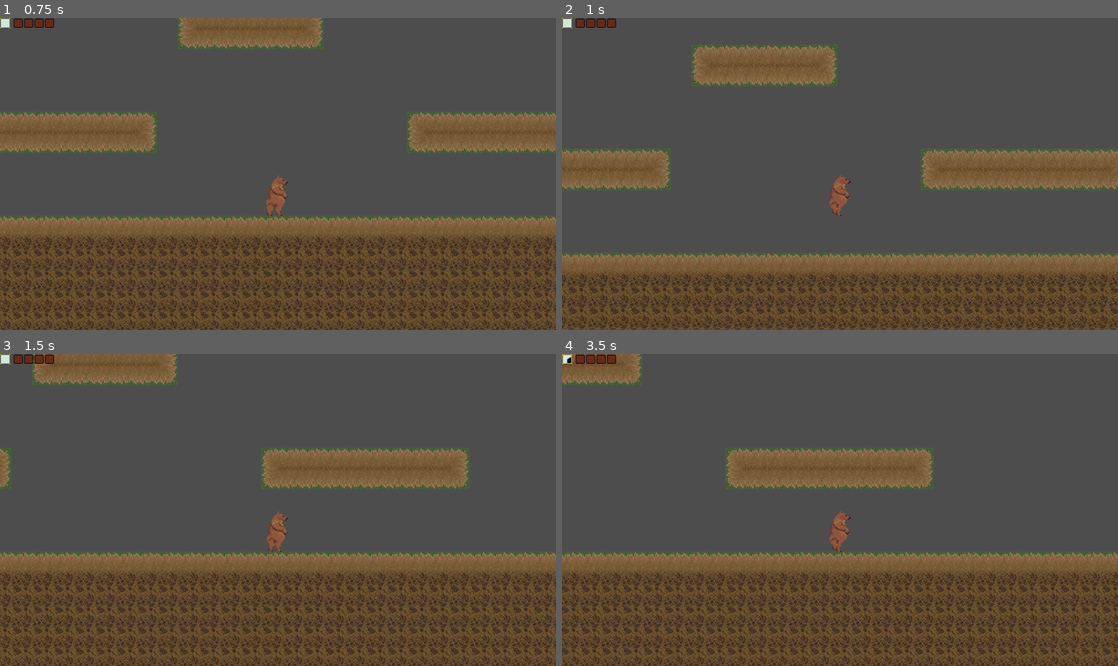
Above: before the commit, frames 1-4 (two rows, left to right).
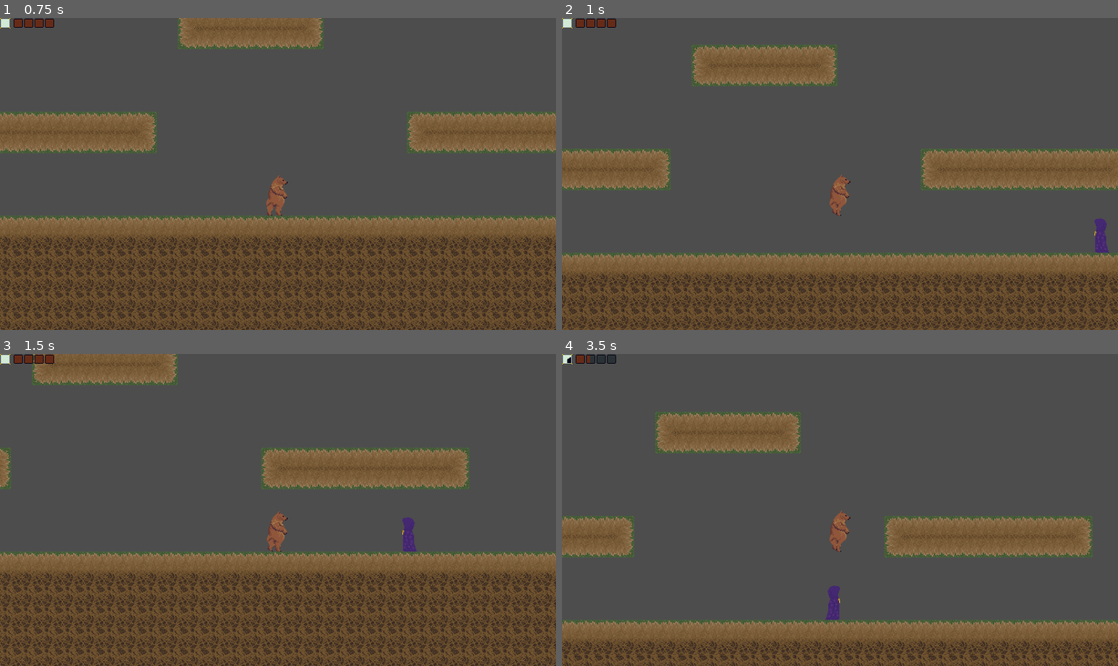
Above: after the commit, the same moments.

Repository: WinterAtne/Cancer_Bear
Game: Godot game, scene res://scenes/main.tscn
Same seed, same stepped clock (60 frames per second), same inputs: the game is played once before the commit and once after it. The engine's default icon, where the game draws it, is replaced by a stand-in: a white triangle on a blue panel in a dark square.
Inputs (mouse positions are in pixels of both pictures, inside the frame that each line leads up to):
- Up to frame 1 (0.75 s): tap Enter at 0.5 s; move the mouse to (400, 158) at 0.52 s; hold D (right) from 0.53 s (still down); click (400, 158) at 0.6 s
- Up to frame 2 (1 s): keep holding D (right); tap W (up) at 0.77 s
- Up to frame 3 (1.5 s): keep holding D (right); move the mouse to (166, 525) at 1.27 s; click (166, 525) at 1.35 s
- Up to frame 4 (3.5 s): tap W (up) at 1.52, 3.02 s; move the mouse to (895, 441) at 2.02 s; release D (right) at 2.03 s; hold A (left) 2.03-2.78 s; hold E (interact) 2.03-2.78 s; click (895, 441) at 2.3 s; move the mouse to (812, 572) at 2.77 s; hold D (right) from 2.78 s (still down); tap 1 (spell_1) at 2.85 s; click (812, 572) at 3.05 s

Frame 1 is identical in both runs. In frame 2, 0.2% of the frame differs, in the area x 95-99%, y 64-76%; in frame 3, 0.2%; in frame 4, 43%, in the area x 0-100%, y 0-100%.

Commit message:
Added grabablity

Diff:
--- a/scenes/_debug/debug_level_2.tscn
+++ b/scenes/_debug/debug_level_2.tscn
@@ -520,4 +520,4 @@
 layer_0/tile_data = PackedInt32Array(131065, 589824, 2, 131064, 589824, 2, 131063, 589824, 2, 131062, 589824, 2, 65525, …(24960 unchanged characters)…
 
 [node name="RobbedPerson" parent="." instance=ExtResource("2_nnei7")]
-position = Vector2(482, -608)
+position = Vector2(599, -21)
--- a/scenes/enemies/enemy.gd
+++ b/scenes/enemies/enemy.gd
@@ -105,3 +105,8 @@
 	elif velocity.x > 0 and not facing_right:
 		facing_right = true
 		scale.x = -1
+
+
+
+func pause(should_pause : bool) -> void:
+	paused = should_pause
--- a/scenes/enemies/robbed_people/robbed_person.tscn
+++ b/scenes/enemies/robbed_people/robbed_person.tscn
@@ -1,10 +1,11 @@
-[gd_scene load_steps=8 format=3 uid="uid://cqecak1mh1jv2"]
+[gd_scene load_steps=9 format=3 uid="uid://cqecak1mh1jv2"]
 
 [ext_resource type="PackedScene" uid="uid://dt0nuu2f2y5u7" path="res://scenes/enemies/enemy.tscn" id="1_hmv1i"]
 [ext_resource type="Script" path="res://scenes/enemies/robbed_people/robbed_person.gd" id="2_qj4dn"]
 [ext_resource type="Texture2D" uid="uid://47jr7urdo1ev" path="res://assets/robed_person.png" id="2_t0hy6"]
 [ext_resource type="Resource" uid="uid://bk2vbp3y7otpw" path="res://scenes/enemies/robbed_people/robbed_person.tres" id="3_becgt"]
 [ext_resource type="PackedScene" uid="uid://divvoqg2q1e68" path="res://scenes/damage_system/hurt_box.tscn" id="5_imkx8"]
+[ext_resource type="PackedScene" uid="uid://bk1macnmt6s18" path="res://scenes/spells/grab/grabbable.tscn" id="6_sk2rd"]
 
 [sub_resource type="CapsuleShape2D" id="CapsuleShape2D_am3ep"]
 height = 52.0
@@ -42,3 +43,10 @@
 
 [node name="CollisionShape2D" type="CollisionShape2D" parent="HurtBox" index="0"]
 shape = SubResource("CapsuleShape2D_awbnt")
+
+[node name="Grabbable" parent="." index="5" instance=ExtResource("6_sk2rd")]
+position = Vector2(0, -32)
+
+[node name="CollisionShape2D" type="CollisionShape2D" parent="Grabbable" index="0"]
+position = Vector2(0, 6)
+shape = SubResource("CapsuleShape2D_am3ep")
--- a/scenes/player/player.tscn
+++ b/scenes/player/player.tscn
@@ -8,6 +8,7 @@
 [ext_resource type="Resource" uid="uid://ra3npusavy28" path="res://scenes/spells/claw/claw.tres" id="5_ixjp7"]
 [ext_resource type="Resource" uid="uid://cf3spk0jnxvds" path="res://scenes/spells/null_spell.tres" id="5_kkn1w"]
 [ext_resource type="Script" path="res://scenes/damage_system/health_profile.gd" id="5_wsuvx"]
+[ext_resource type="Resource" uid="uid://31ta0mjbmxao" path="res://scenes/spells/grab/grab.tres" id="6_4bfdo"]
 
 [sub_resource type="Animation" id="Animation_vfqvu"]
 resource_name = "idle"
@@ -100,7 +101,7 @@
 
 [node name="SpellCaster" parent="." instance=ExtResource("3_ajahj")]
 unique_name_in_owner = true
-spell_list = Array[Resource("res://scenes/spells/spell.gd")]([ExtResource("4_cvmsk"), ExtResource("5_ixjp7"), ExtResource("5_kkn1w"), ExtResource("5_kkn1w"), ExtResource("5_kkn1w")])
+spell_list = Array[Resource("res://scenes/spells/spell.gd")]([ExtResource("4_cvmsk"), ExtResource("5_ixjp7"), ExtResource("6_4bfdo"), ExtResource("5_kkn1w"), ExtResource("5_kkn1w")])
 
 [node name="HitBox" parent="." instance=ExtResource("4_ckdkk")]
 unique_name_in_owner = true
--- /dev/null
+++ b/scenes/spells/grab/grab.gd
@@ -0,0 +1,13 @@
+extends Area2D
+class_name Grab
+
+func _ready() -> void:
+	global_position = (get_viewport().get_mouse_position()
+			+ PlayerData.player_instance.camera.global_position
+			- (get_viewport_rect().size / 2))
+
+
+func _physics_process(delta) -> void:
+	position = (get_viewport().get_mouse_position()
+		+ PlayerData.player_instance.camera.global_position
+		- (get_viewport_rect().size / 2))
--- /dev/null
+++ b/scenes/spells/grab/grab.tres
@@ -0,0 +1,10 @@
+[gd_resource type="Resource" script_class="Spell" load_steps=3 format=3 uid="uid://31ta0mjbmxao"]
+
+[ext_resource type="PackedScene" uid="uid://bltx7y6q108qt" path="res://scenes/spells/grab/grab.tscn" id="1_bu75l"]
+[ext_resource type="Script" path="res://scenes/spells/spell.gd" id="1_qi841"]
+
+[resource]
+script = ExtResource("1_qi841")
+name = "Grab"
+aberration_cost = 2.0
+effect = ExtResource("1_bu75l")
--- /dev/null
+++ b/scenes/spells/grab/grab.tscn
@@ -0,0 +1,11 @@
+[gd_scene load_steps=3 format=3 uid="uid://bltx7y6q108qt"]
+
+[ext_resource type="Script" path="res://scenes/spells/grab/grab.gd" id="1_jtckk"]
+
+[sub_resource type="CircleShape2D" id="CircleShape2D_grmkc"]
+
+[node name="Grab" type="Area2D"]
+script = ExtResource("1_jtckk")
+
+[node name="CollisionShape2D" type="CollisionShape2D" parent="."]
+shape = SubResource("CircleShape2D_grmkc")
--- /dev/null
+++ b/scenes/spells/grab/grabbable.gd
@@ -0,0 +1,98 @@
+extends Area2D
+class_name Grabbable
+
+#parameters
+const SPEED : float = 2000
+const ACCELERATION : float = 18000
+const MAX_TIME : float = 2
+
+#State
+var rigidbody : bool = false
+var characterbody : bool = false
+var is_grabbed : bool = false # if true we are assured the parent is paused
+var grabber : Grab
+
+func _ready():
+	if owner is RigidBody2D:
+		rigidbody = true
+
+	elif owner is CharacterBody2D:
+		characterbody = true
+
+	else:
+		push_warning("Owner of Grabbable " + str(owner) + "is not of type Characterbody2D or rigidbody2D")
+		queue_free()
+
+
+
+func _physics_process(delta) -> void:
+	if Input.is_action_just_pressed("action_primary") and grabber != null:
+		grabber.queue_free()
+		is_grabbed = true
+
+		get_tree().create_timer(MAX_TIME).timeout.connect(
+			func ():
+				is_grabbed = false
+				if owner.has_method("pause"): #we run this here to to make it clear what we're doing
+					owner.pause(false)
+
+
+		)
+
+		if owner.has_method("pause"):
+			owner.pause(true)
+
+		else:
+			push_warning("Owner of Grabbable " + str(owner) + "does not have method \"paused\"")
+			queue_free()
+
+
+
+
+	elif Input.is_action_just_released("action_primary") and is_grabbed:
+		is_grabbed = false
+		if owner.has_method("pause"): # we run this here to to make it clear what we're doing
+			owner.pause(false)
+
+
+
+	if is_grabbed:
+		var direction = direction_to_mouse()
+		var adjusted_speed = (distance_to_mouse() / SPEED)
+		owner.velocity = owner.velocity.move_toward(direction * SPEED, delta * ACCELERATION)
+		owner.move_and_slide()
+
+
+
+
+
+func _on_area_entered(area) -> void:
+	if not area is Grab:
+		return
+
+
+	grabber = area
+
+
+func _on_area_exited(area) -> void:
+	if not area is Grab:
+		return
+
+
+	grabber = null
+
+
+func direction_to_mouse() -> Vector2:
+	var mouse_position = (get_viewport().get_mouse_position()
+		+ PlayerData.player_instance.camera.global_position
+		- (get_viewport_rect().size / 2))
+
+	return global_position.direction_to(mouse_position)
+
+
+func distance_to_mouse() -> float:
+	var mouse_position = (get_viewport().get_mouse_position()
+		+ PlayerData.player_instance.camera.global_position
+		- (get_viewport_rect().size / 2))
+
+	return global_position.distance_to(mouse_position)
--- /dev/null
+++ b/scenes/spells/grab/grabbable.tscn
@@ -0,0 +1,10 @@
+[gd_scene load_steps=2 format=3 uid="uid://bk1macnmt6s18"]
+
+[ext_resource type="Script" path="res://scenes/spells/grab/grabbable.gd" id="1_v1ois"]
+
+[node name="Grabbable" type="Area2D"]
+editor_description = "This is added to anything that can be grabbed. Parent must be of type rigidbody or characterbody, and have a method paused(should_pause : bool) -> void."
+script = ExtResource("1_v1ois")
+
+[connection signal="area_entered" from="." to="." method="_on_area_entered"]
+[connection signal="area_exited" from="." to="." method="_on_area_exited"]
Not shown: 1 places in scenes/player/player.tscn that only renumber resources
